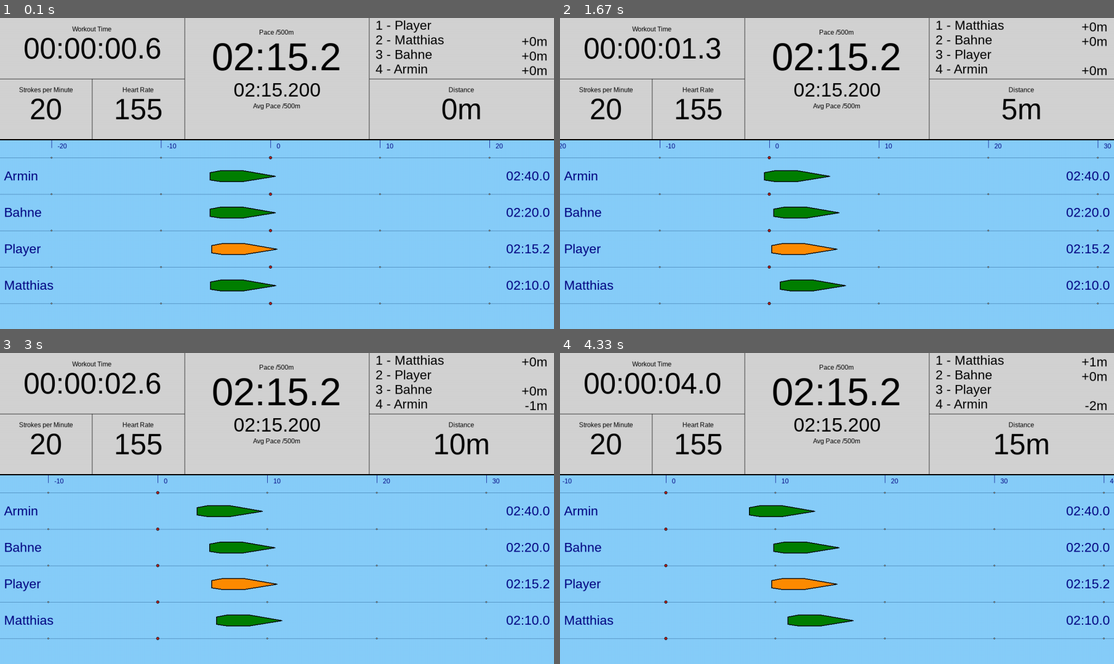
Above: before the commit, frames 1-4 (two rows, left to right).
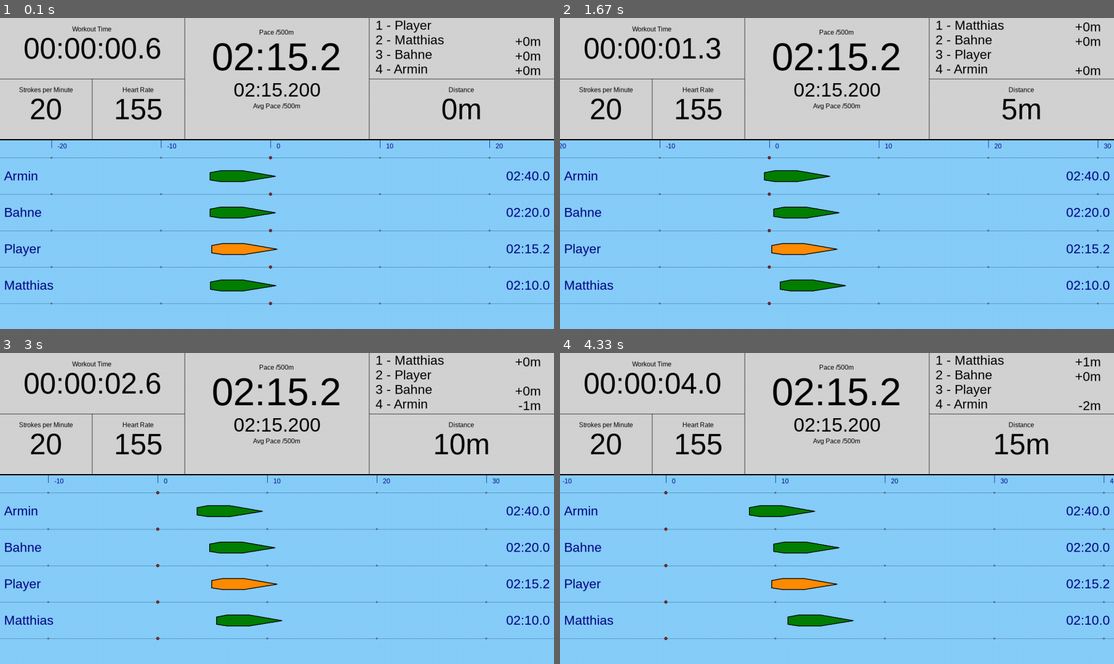
Above: after the commit, the same moments.

Repository: monsdar/dynrow
Game: pygame game, started from DynRow.py
The game is run twice, just before and just after one commit, with the same random seed, the same clock (stepped at 60 frames per second) and the same inputs. The source is Python 2; it was converted automatically to run under Python 3.
Inputs:
- Up to frame 1 (0.1 s): no input
- Up to frame 2 (1.67 s): no input
- Up to frame 3 (3 s): no input
- Up to frame 4 (4.33 s): no input

The runs differ from the first frame. In frame 1, 0.3% of the frame differs, in the area x 93-99%, y 6-19%; in frame 2, 0.3%, in the area x 93-99%, y 1-19%; in frame 3, 0.3%; in frame 4, 0.3%.

Commit message:
Changed: Minor visual change

Diff:
--- a/UI/PyGameUi.py
+++ b/UI/PyGameUi.py
@@ -271,7 +271,7 @@
             if not(boat.distance - self.currentDistance == 0):
                 txt = "%+im" % (boat.distance - self.currentDistance)
                 boatRelDistTxt = self.font32.render(txt, True, BLACK)
-                boatRelDistPosX = self.width - 16 - boatRelDistTxt.get_size()[0]
+                boatRelDistPosX = self.width - 32 - boatRelDistTxt.get_size()[0]
                 boatRelDistPosY = currentHeight + 4
                 self.screen.blit(boatRelDistTxt, (boatRelDistPosX, boatRelDistPosY))
 
